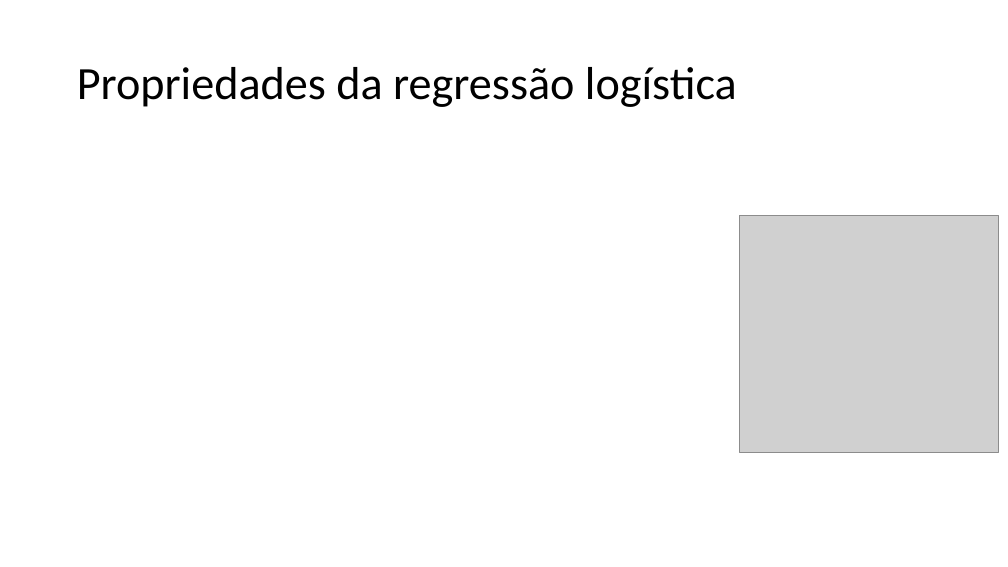
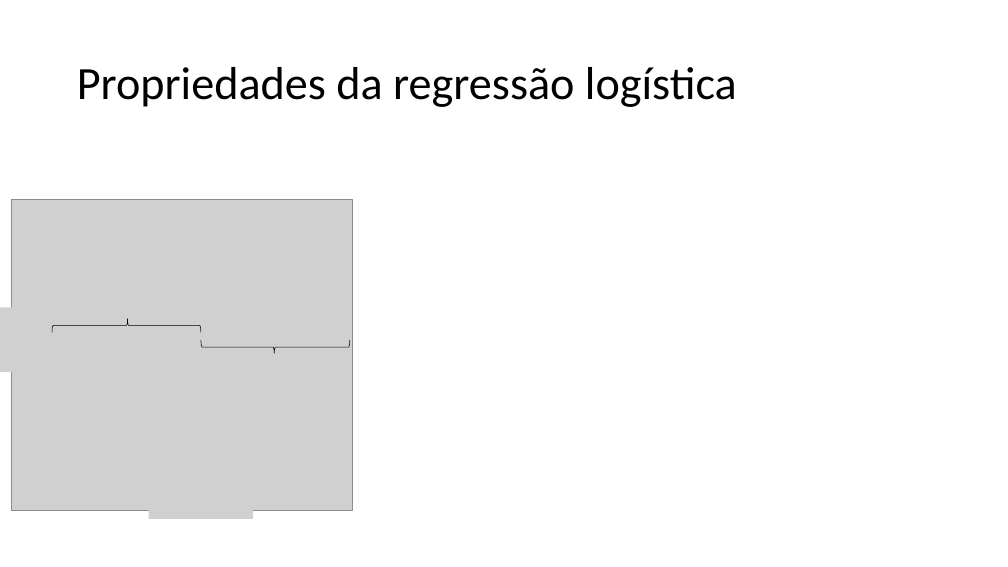
Before and after one commit to zz4fap/t320_aprendizado_de_maquina, a slide deck: slide 14 of slides/T320_Classificação (Parte III).pptx (slide 15 before the commit). Drawn at 1008x567 pixels with LibreOffice and Linux fonts; fonts in the diff are those of the drawing; grey boxes stand for pictures. Boxes give left, top, right and bottom in pixels: in the first picture for what was removed or moved away, otherwise in the second. Text is boxed around its words. In the diff, an @@ line names an element or a change of style, - is before the commit and + after.

```diff
--- a/slides/T320_Classificação (Parte III).pptx
+++ b/slides/T320_Classificação (Parte III).pptx
@@ picture: place and size @@
-picture at (740, 216, 999, 452)
+picture at (12, 199, 353, 510)
@@ group added at (0, 289, 350, 519): 4 pictures, 2 right braces @@
```
Also in this commit, not shown: 5 other slides changed, 6 slides added, 1 slide removed, 5 other files.
